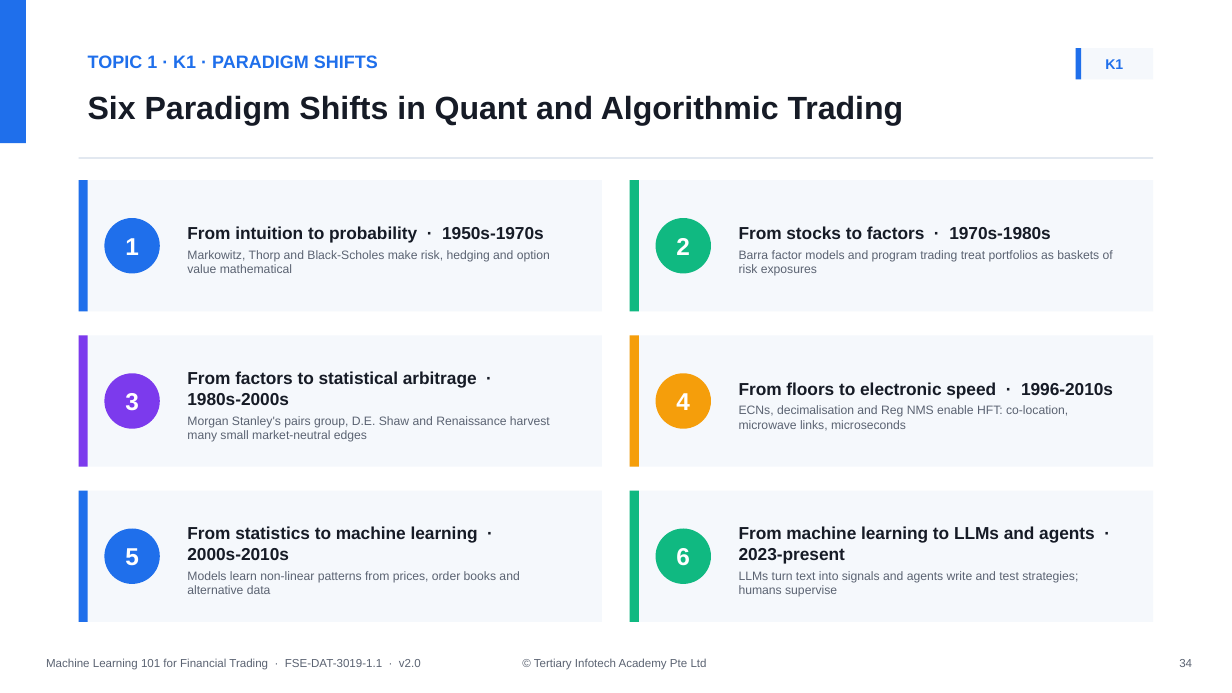
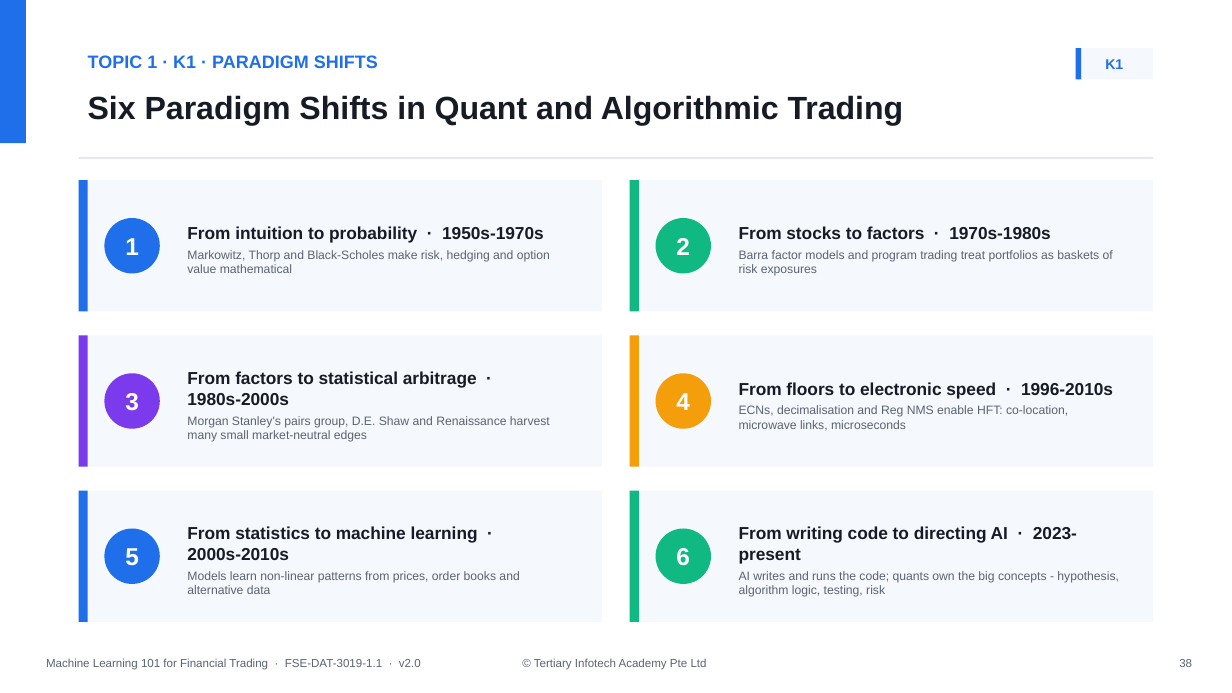
Before and after one commit to tertiarycourses/TGS-2023018794-Machine-Learning-101-for-Financial-Trading, a slide deck: slide 38 of courseware/Slides_ML 101 for Financial Trading_v2.0.pptx (slide 34 before the commit). Drawn at 1232x693 pixels with LibreOffice and Linux fonts; fonts in the diff are those of the drawing. Boxes give left, top, right and bottom in pixels: in the first picture for what was removed or moved away, otherwise in the second. Text is boxed around its words. In the diff, an @@ line names an element or a change of style, - is before the commit and + after.

```diff
--- a/courseware/Slides_ML 101 for Financial Trading_v2.0.pptx
+++ b/courseware/Slides_ML 101 for Financial Trading_v2.0.pptx
@@ text at (739,526,1118,597): text changed @@
-From machine learning to LLMs and agents · 2023-present
-LLMs turn text into signals and agents write and test strategies; humans supervise
+From writing code to directing AI · 2023-present
+AI writes and runs the code; quants own the big concepts - hypothesis, algorithm logic, testing, risk
@@ text at (1179,659,1192,667): text changed @@
-34
+38
```
Also in this commit, not shown: 145 other slides changed, 7 slides added, 29 other files.
